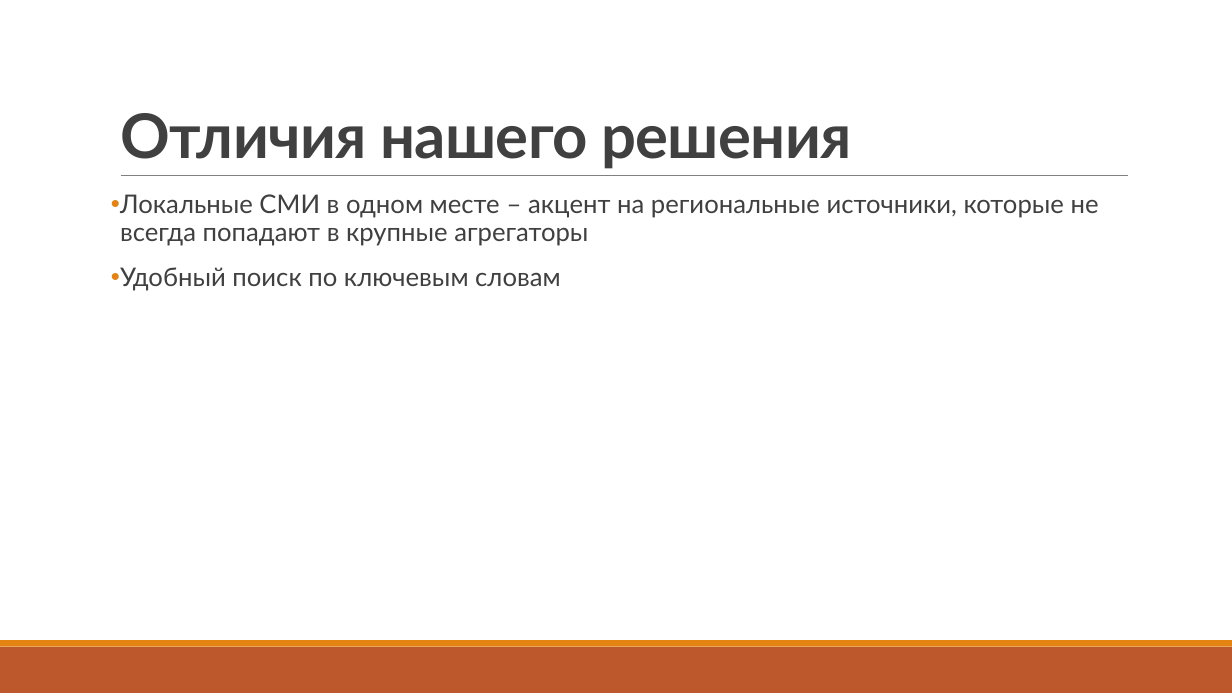
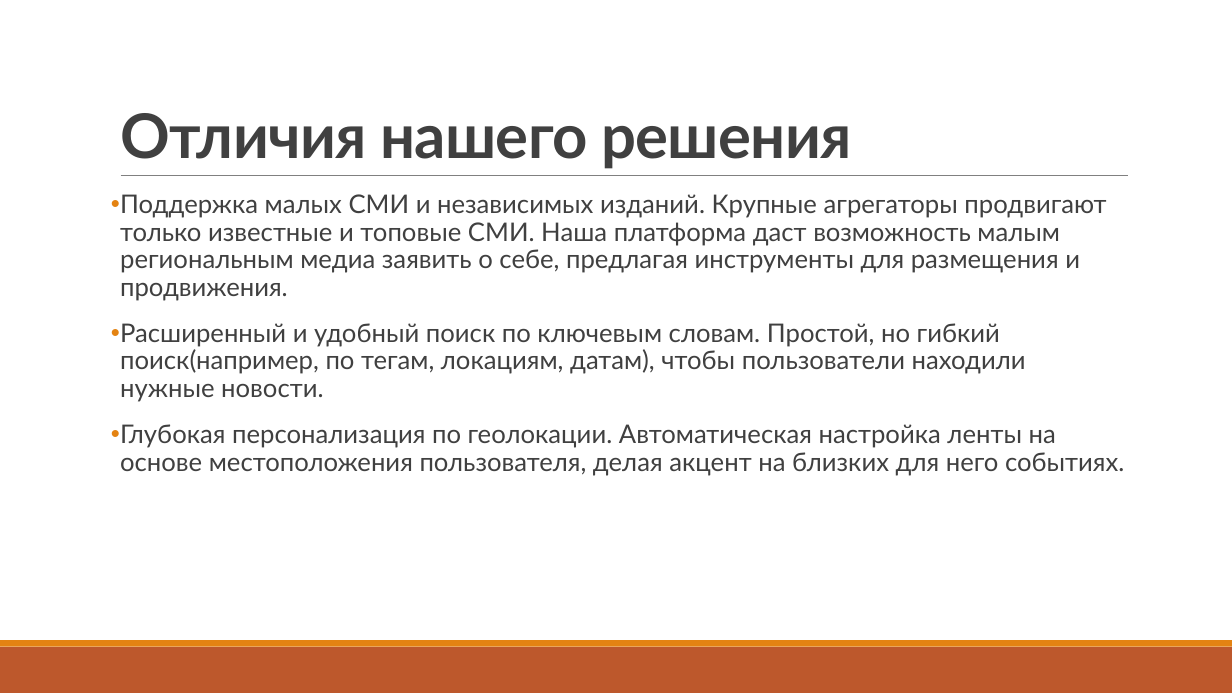
Before and after one commit to markru37/engineering-systems, a slide deck: slide 5 of forEdits/Iter3.pptx. Drawn at 1232x693 pixels with LibreOffice and Linux fonts; fonts in the diff are those of the drawing. Boxes give left, top, right and bottom in pixels: in the first picture for what was removed or moved away, otherwise in the second. Text is boxed around its words. In the diff, an @@ line names an element or a change of style, - is before the commit and + after.

```diff
--- a/forEdits/Iter3.pptx
+++ b/forEdits/Iter3.pptx
@@ text at (x1=120, y1=194, x2=1124, y2=476): text changed @@
-• Локальные СМИ в одном месте – акцент на региональные источники, которые не всегда попадают в крупные агрегаторы
-• Удобный поиск по ключевым словам
+• Поддержка малых СМИ и независимых изданий. Крупные агрегаторы продвигают только известные и топовые СМИ. Наша платформа даст возможность малым региональным медиа заявить о себе, предлагая инструменты для размещения и продвижения.
+• Расширенный и удобный поиск по ключевым словам. Простой, но гибкий поиск(например, по тегам, локациям, датам), чтобы пользователи находили нужные новости.
+• Глубокая персонализация по геолокации. Автоматическая настройка ленты на основе местоположения пользователя, делая акцент на близких для него событиях.
```
Also in this commit, not shown: 1 other file.
